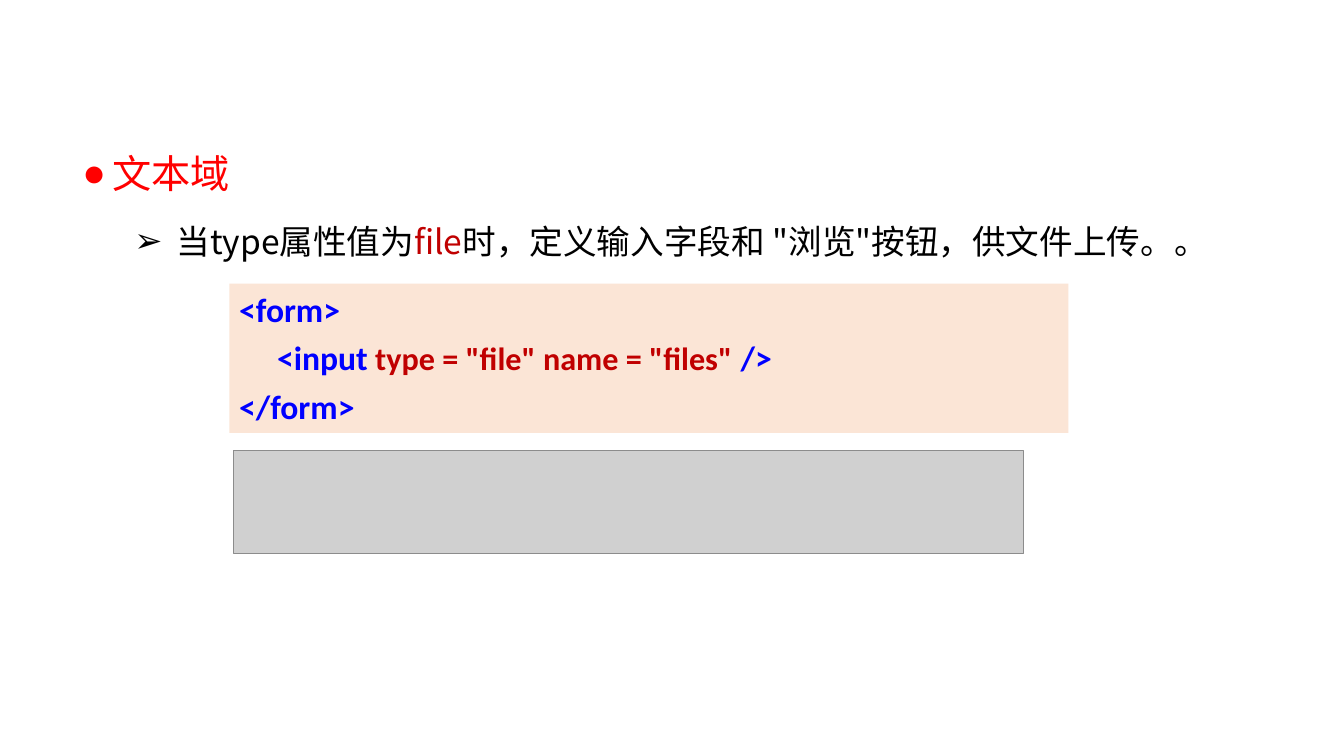
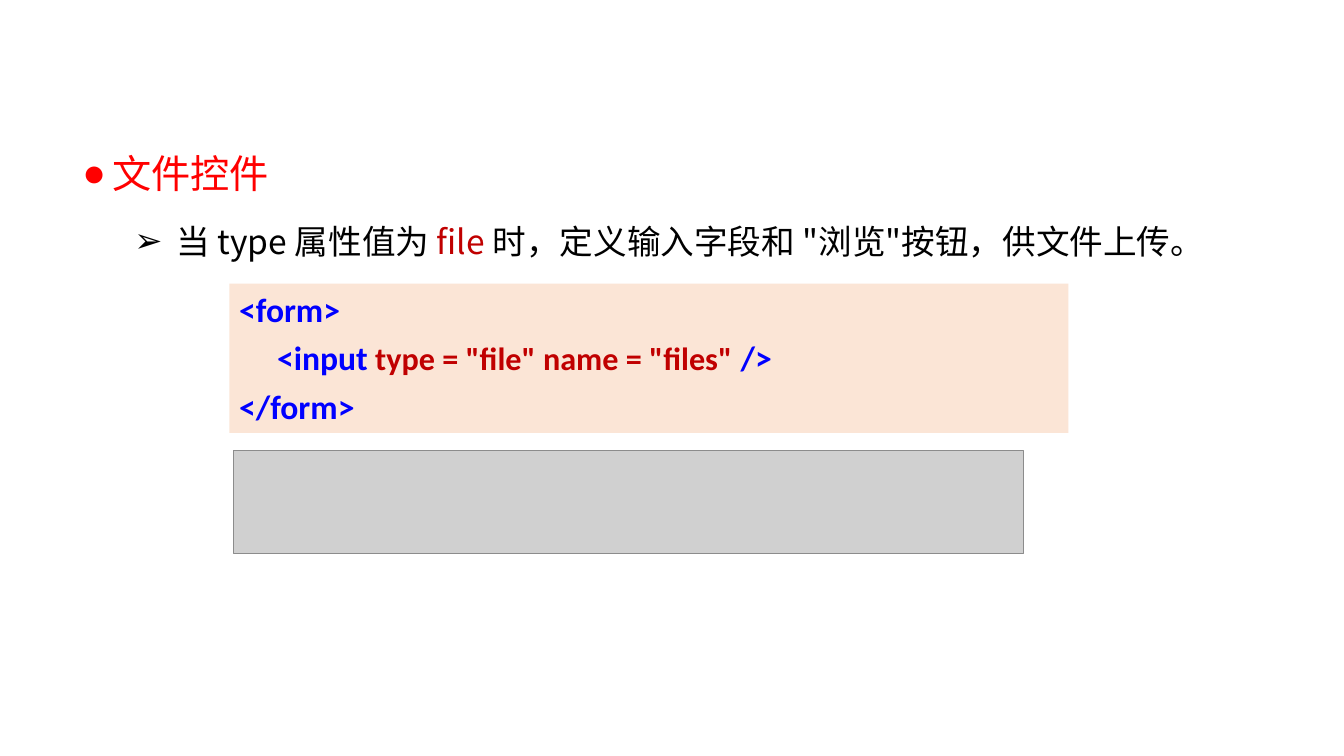
Before and after one commit to liujinmenghaoren/course-web1, a slide deck: slide 29 of materials/slides/ch03-htmlBasic2.pptx. Drawn at 1344x756 pixels with LibreOffice and Linux fonts; fonts in the diff are those of the drawing; grey boxes stand for pictures; background and template pictures are left out. Boxes give left, top, right and bottom in pixels: in the first picture for what was removed or moved away, otherwise in the second. Text is boxed around its words. In the diff, an @@ line names an element or a change of style, - is before the commit and + after.

```diff
--- a/materials/slides/ch03-htmlBasic2.pptx
+++ b/materials/slides/ch03-htmlBasic2.pptx
@@ text at [112, 155, 1204, 262]: text changed @@
-● 文本域
-  ➢ 当type属性值为file时，定义输入字段和 "浏览"按钮，供文件上传。。
+● 文件控件
+  ➢ 当 type 属性值为 file 时，定义输入字段和 "浏览"按钮，供文件上传。
```
Also in this commit, not shown: 12 other slides changed, 3 other files.
